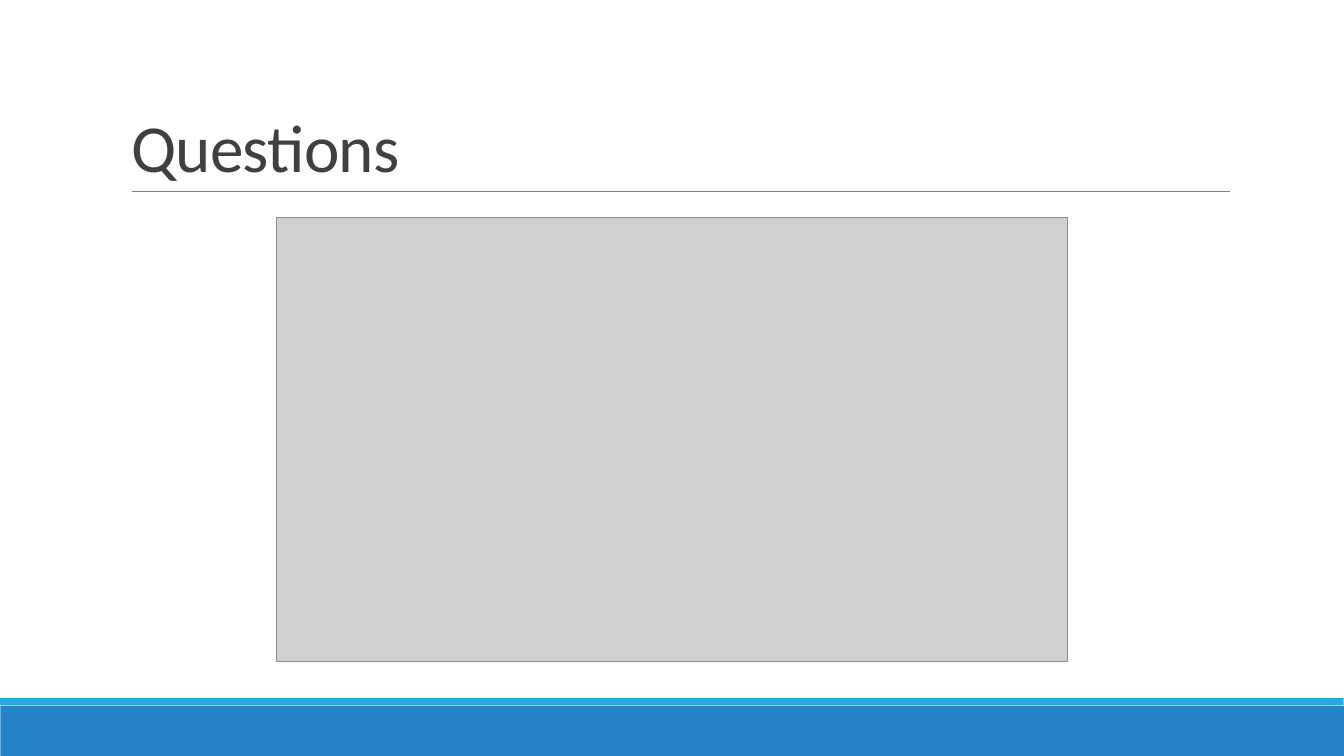
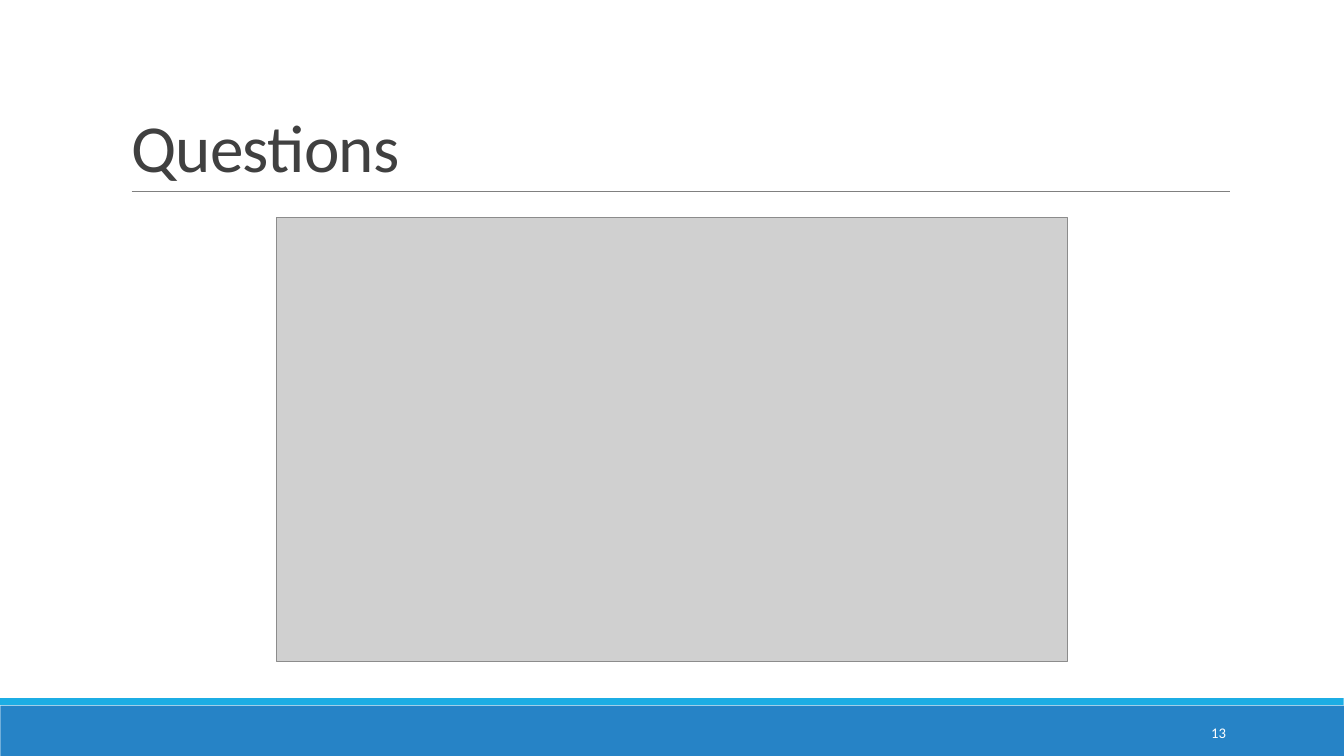
Before and after one commit to ITU-AI-ML-in-5G-Challenge/ITU-ML5G-PS-007-Aaronica, a slide deck: slide 13 of GrandFinale.pptx. Drawn at 1344x756 pixels with LibreOffice and Linux fonts; fonts in the diff are those of the drawing; grey boxes stand for pictures. Boxes give left, top, right and bottom in pixels: in the first picture for what was removed or moved away, otherwise in the second. Text is boxed around its words. In the diff, an @@ line names an element or a change of style, - is before the commit and + after.

```diff
--- a/GrandFinale.pptx
+++ b/GrandFinale.pptx
@@ page number added at (1211, 728, 1226, 738), 10.5 pt, text #FFFFFF @@
+13
```
Also in this commit, not shown: 11 other slides changed, 1 slide added, 1 slide removed, 1 other file.
